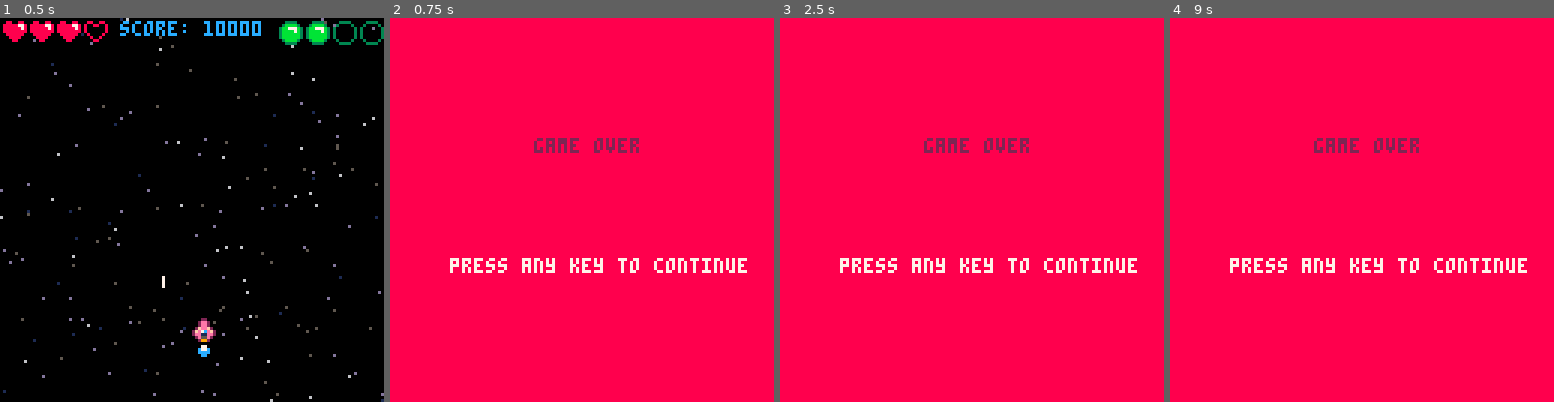
Above: before the commit, frames 1-4 (left to right).
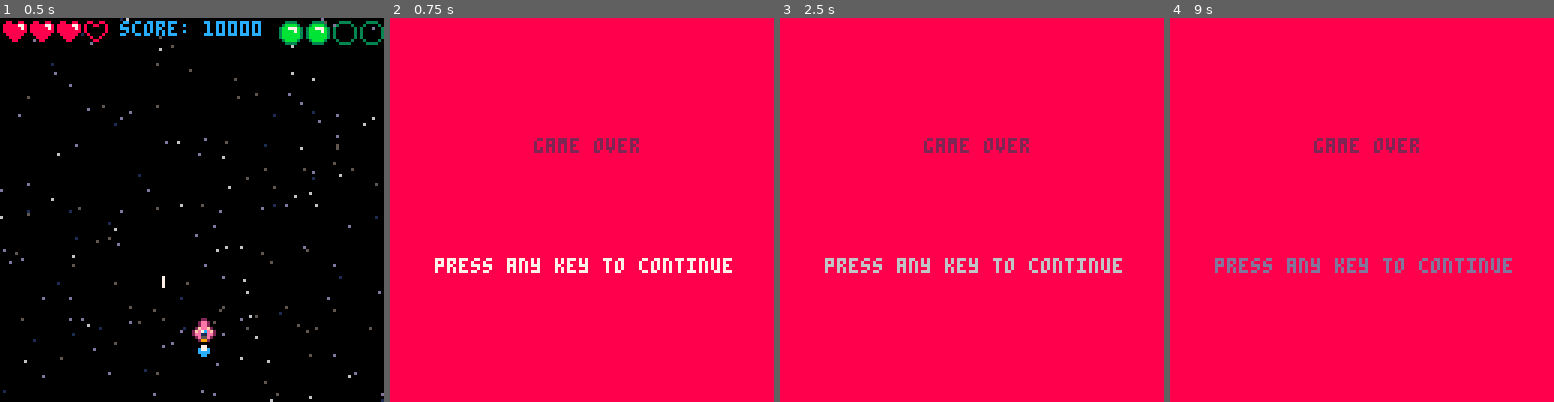
Above: after the commit, the same moments.

Repository: CalebmKopp/shmuptut
Game: PICO-8 cartridge shmup.p8
Same seed, same stepped clock (60 frames per second), same inputs: the game is played once before the commit and once after it.
Inputs:
- Up to frame 1 (0.5 s): tap X (X key) at 0.33 s
- Up to frame 2 (0.75 s): tap O (Z key) at 0.7 s
- Up to frame 3 (2.5 s): tap X (X key) at 1.07, 1.85 s; hold Right 1.6-2.1 s; tap O (Z key) at 1.7, 2.1 s; hold Up 2.15-2.42 s; hold Right from 2.47 s (still down)
- Up to frame 4 (9 s): tap O (Z key) every 0.4 s from 2.5 to 8.9 s; tap X (X key) every 1.12 s from 2.97 to 8.55 s; release Right at 3.03 s; hold Left 3.08-3.58 s; hold Down 3.63-3.97 s; hold Right 4.02-4.68 s; hold Up 4.73-5.03 s; hold Left 5.08-5.68 s; hold Down 5.73-6.03 s; hold Right 6.08-6.58 s; hold Right 6.63-7.13 s; hold Up 7.18-7.45 s; hold Right 7.5-8.07 s; hold Left 8.12-8.62 s; hold Down from 8.67 s (still down)

Frame 1 is identical in both runs. In frame 2, 1.8% of the frame differs, in the area x 11-93%, y 62-67%; in frame 3, 2.1%; in frame 4, 2.1%.

Commit message:
centering gameover screen

Diff:
--- a/shmup.p8
+++ b/shmup.p8
@@ -1,7 +1,7 @@
 pico-8 cartridge // http://www.pico-8.com
 version 42
 __lua__
---main
+-- main
 function _init()
 	-- this is called once at start
 	cls(0)
@@ -267,7 +267,7 @@
 function draw_over()
 	cls(8)
 	print("game over",48,40,2)
-	print("press any key to continue",20,80,7)
+	print("press any key to continue",15,80,blink())
 end
 __gfx__
 000000000aaaaaa009999990088888800eeeeee00000000000000000000000000000000000000000000000000000000000000000000000000008800000000000
